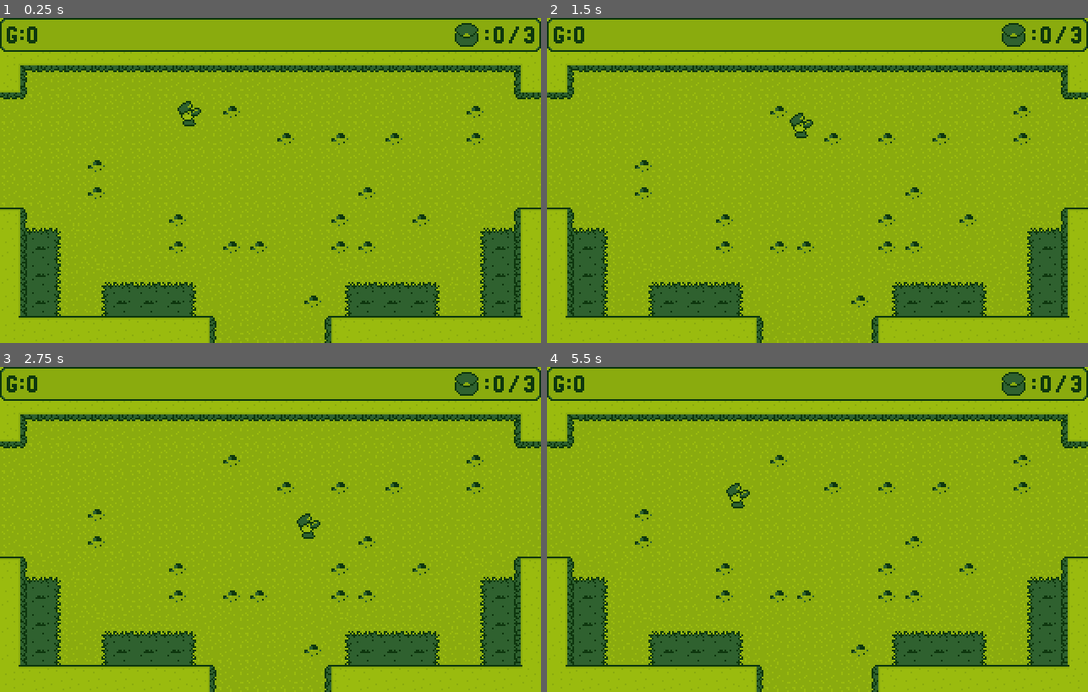
Above: before the commit, frames 1-4 (two rows, left to right).
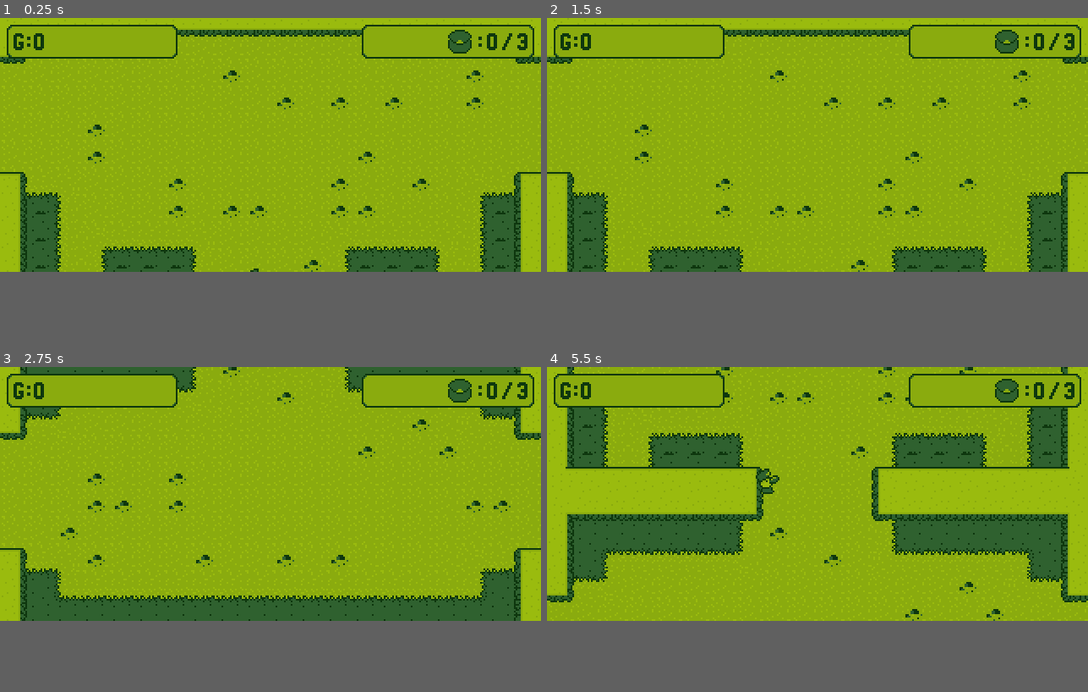
Above: after the commit, the same moments.

Repository: MrPiedPiper/LD46
Game: Godot game, scene res://scenes/main/Main.tscn
Two runs of this game, one before a commit and one after it. Both use one fixed random seed, a clock stepped at 60 frames per second and the inputs below. The project has no main scene, so this scene is started directly.
Inputs (mouse positions are in pixels of both pictures, inside the frame that each line leads up to):
- Up to frame 1 (0.25 s): no input
- Up to frame 2 (1.5 s): tap Enter at 0.5 s; move the mouse to (936, 164) at 0.52 s; hold Right (ui_right) 0.53-1.28 s; right-click (936, 164) at 0.6 s; move the mouse to (709, 196) at 1.27 s; hold Down (ui_down) from 1.28 s (still down); right-click (709, 196) at 1.35 s
- Up to frame 3 (2.75 s): move the mouse to (324, 458) at 2.02 s; release Down (ui_down) at 2.03 s; hold Right (ui_right) from 2.03 s (still down); right-click (324, 458) at 2.1 s
- Up to frame 4 (5.5 s): tap Space at 2.75 s; move the mouse to (790, 594) at 2.77 s; release Right (ui_right) at 2.78 s; hold Up (ui_up) 2.78-3.53 s; right-click (790, 594) at 2.85 s; move the mouse to (979, 578) at 3.52 s; hold Left (ui_left) 3.53-5.03 s; right-click (979, 578) at 3.6 s; move the mouse to (655, 480) at 4.27 s; right-click (655, 480) at 4.35 s; move the mouse to (844, 529) at 5.02 s; hold Down (ui_down) from 5.03 s (still down); right-click (844, 529) at 5.1 s
In our replay, the window is 640x384 before the commit and 640x300 after it. These sizes can differ from the game's own. Grey fills any space a smaller window leaves; there, only what the larger window draws over its background counts as a difference.

The runs differ from the first frame. In frame 1, 17% of the frame differs, in the area x 0-100%, y 0-100%; in frame 2, 17%; in frame 3, 20%; in frame 4, 28%.

Commit message:
Camera UI and Map changes

Diff:
--- a/project.godot
+++ b/project.godot
@@ -21,11 +21,11 @@
 [display]
 
 window/size/width=320
-window/size/height=192
-window/size/test_width=1280
-window/size/test_height=768
+window/size/height=150
+window/size/test_width=1920
+window/size/test_height=720
 window/stretch/mode="2d"
-window/stretch/aspect="keep"
+window/stretch/aspect="keep_width"
 
 [input]
 
@@ -65,5 +65,4 @@
 
 [rendering]
 
-quality/2d/use_pixel_snap=true
 environment/default_environment="res://default_env.tres"
--- a/scenes/main/Main.gd
+++ b/scenes/main/Main.gd
@@ -2,8 +2,23 @@
 
 onready var ui_play = $UI/Play_UI
 onready var player = $YSort/Player
+onready var camera = $Camera2D
+onready var camera_tween = $Camera2D/Tween
 
 var score = 0
+
+var camera_dimensions = Vector2(160,96)
+onready var camera_official_position = camera.position
+
+func _process(delta):
+	var curr_camera_test = Vector2(stepify(player.position.x-camera_dimensions.x,camera_dimensions.x*2)+camera_dimensions.x,stepify(player.position.y-camera_dimensions.y,camera_dimensions.y*2)+camera_dimensions.y)
+	if !camera_tween.is_active() and camera_official_position != curr_camera_test:
+		camera_tween.interpolate_property(camera,"position",camera.position,curr_camera_test,0.5,Tween.TRANS_QUAD,Tween.EASE_IN_OUT)
+		camera_tween.start()
+		camera_official_position = curr_camera_test
+		get_tree().paused = true
+		yield(camera_tween, "tween_completed")
+		get_tree().paused = false
 
 
 # Called when the node enters the scene tree for the first time.
--- a/scenes/main/Main.tscn
+++ b/scenes/main/Main.tscn
@@ -590,7 +590,7 @@
 [node name="YSort" type="YSort" parent="."]
 
 [node name="Player" parent="YSort" instance=ExtResource( 2 )]
-position = Vector2( 112, 64 )
+position = Vector2( 152, 184 )
 
 [node name="Farmland" type="YSort" parent="YSort"]
 
@@ -629,5 +629,12 @@
 
 [node name="Farmland16" parent="YSort/Farmland" instance=ExtResource( 3 )]
 position = Vector2( 296, 168 )
+
+[node name="Camera2D" type="Camera2D" parent="."]
+pause_mode = 2
+position = Vector2( 160, 96 )
+current = true
+
+[node name="Tween" type="Tween" parent="Camera2D"]
 [connection signal="got_item" from="YSort/Player" to="." method="_on_Player_got_item"]
 [connection signal="got_score" from="YSort/Player" to="." method="_on_Player_got_score"]
--- a/scenes/ui/play_ui/Play_UI.gd
+++ b/scenes/ui/play_ui/Play_UI.gd
@@ -1,8 +1,8 @@
 extends Control
 
-onready var inventory_count_parent = $MarginContainer/MarginContainer/HBoxContainer/HBoxContainer2/InventoryCountHBoxContainer
-onready var inventory_size_parent = $MarginContainer/MarginContainer/HBoxContainer/HBoxContainer2/InventorySizeHBoxContainer
-onready var score_count_parent = $MarginContainer/MarginContainer/HBoxContainer/HBoxContainer/ScoreCountHBoxContainer
+onready var inventory_count_parent = $CanvasLayer/MarginContainer3/HBoxContainer/MarginContainer2/MarginContainer2/HBoxContainer2/InventoryCountHBoxContainer
+onready var inventory_size_parent = $CanvasLayer/MarginContainer3/HBoxContainer/MarginContainer2/MarginContainer2/HBoxContainer2/InventorySizeHBoxContainer
+onready var score_count_parent = $CanvasLayer/MarginContainer3/HBoxContainer/MarginContainer/MarginContainer/HBoxContainer2
 
 export var number_texture:Texture
 
--- a/scenes/ui/play_ui/Play_UI.tscn
+++ b/scenes/ui/play_ui/Play_UI.tscn
@@ -15,6 +15,8 @@
 [node name="Play_UI" type="Control"]
 anchor_right = 1.0
 anchor_bottom = 1.0
+margin_left = -0.55481
+margin_right = -0.55481
 size_flags_horizontal = 4
 size_flags_vertical = 4
 script = ExtResource( 2 )
@@ -23,14 +25,38 @@
 }
 number_texture = ExtResource( 7 )
 
-[node name="MarginContainer" type="MarginContainer" parent="."]
+[node name="CanvasLayer" type="CanvasLayer" parent="."]
+
+[node name="MarginContainer3" type="MarginContainer" parent="CanvasLayer"]
 anchor_right = 1.0
-__meta__ = {
-"_edit_use_anchors_": false
-}
-
-[node name="NinePatchRect" type="NinePatchRect" parent="MarginContainer"]
-margin_right = 320.0
+margin_bottom = 20.0
+custom_constants/margin_right = 4
+custom_constants/margin_top = 4
+custom_constants/margin_left = 4
+custom_constants/margin_bottom = 4
+__meta__ = {
+"_edit_use_anchors_": false
+}
+
+[node name="HBoxContainer" type="HBoxContainer" parent="CanvasLayer/MarginContainer3"]
+margin_left = 4.0
+margin_top = 4.0
+margin_right = 316.0
+margin_bottom = 24.0
+__meta__ = {
+"_edit_use_anchors_": false
+}
+
+[node name="MarginContainer" type="MarginContainer" parent="CanvasLayer/MarginContainer3/HBoxContainer"]
+margin_right = 101.0
+margin_bottom = 20.0
+size_flags_horizontal = 3
+__meta__ = {
+"_edit_use_anchors_": false
+}
+
+[node name="NinePatchRect" type="NinePatchRect" parent="CanvasLayer/MarginContainer3/HBoxContainer/MarginContainer"]
+margin_right = 101.0
 margin_bottom = 20.0
 texture = ExtResource( 1 )
 region_rect = Rect2( 0, 0, 12, 12 )
@@ -44,98 +70,132 @@
 "_edit_use_anchors_": false
 }
 
-[node name="MarginContainer" type="MarginContainer" parent="MarginContainer"]
-margin_right = 320.0
+[node name="MarginContainer" type="MarginContainer" parent="CanvasLayer/MarginContainer3/HBoxContainer/MarginContainer"]
+margin_right = 101.0
 margin_bottom = 20.0
 custom_constants/margin_right = 4
 custom_constants/margin_top = 2
 custom_constants/margin_left = 4
 custom_constants/margin_bottom = 2
 
-[node name="HBoxContainer" type="HBoxContainer" parent="MarginContainer/MarginContainer"]
+[node name="HBoxContainer2" type="HBoxContainer" parent="CanvasLayer/MarginContainer3/HBoxContainer/MarginContainer/MarginContainer"]
 margin_left = 4.0
 margin_top = 2.0
-margin_right = 316.0
+margin_right = 97.0
 margin_bottom = 18.0
+size_flags_horizontal = 3
 custom_constants/separation = 0
 
-[node name="HBoxContainer" type="HBoxContainer" parent="MarginContainer/MarginContainer/HBoxContainer"]
-margin_right = 156.0
-margin_bottom = 16.0
-size_flags_horizontal = 3
-custom_constants/separation = 0
-
-[node name="TextureRect" type="TextureRect" parent="MarginContainer/MarginContainer/HBoxContainer/HBoxContainer"]
+[node name="TextureRect" type="TextureRect" parent="CanvasLayer/MarginContainer3/HBoxContainer/MarginContainer/MarginContainer/HBoxContainer2"]
 margin_top = 3.0
 margin_right = 12.0
 margin_bottom = 13.0
 size_flags_vertical = 4
 texture = ExtResource( 5 )
 
-[node name="ScoreCountHBoxContainer" type="HBoxContainer" parent="MarginContainer/MarginContainer/HBoxContainer/HBoxContainer"]
+[node name="ScoreCountHBoxContainer" type="HBoxContainer" parent="CanvasLayer/MarginContainer3/HBoxContainer/MarginContainer/MarginContainer/HBoxContainer2"]
 margin_left = 12.0
 margin_right = 18.0
 margin_bottom = 16.0
 custom_constants/separation = 2
 
-[node name="TextureRect2" type="TextureRect" parent="MarginContainer/MarginContainer/HBoxContainer/HBoxContainer/ScoreCountHBoxContainer"]
+[node name="TextureRect2" type="TextureRect" parent="CanvasLayer/MarginContainer3/HBoxContainer/MarginContainer/MarginContainer/HBoxContainer2/ScoreCountHBoxContainer"]
 margin_top = 3.0
 margin_right = 6.0
 margin_bottom = 13.0
 size_flags_vertical = 4
 texture = SubResource( 1 )
 
-[node name="HBoxContainer2" type="HBoxContainer" parent="MarginContainer/MarginContainer/HBoxContainer"]
-margin_left = 156.0
+[node name="Control" type="Control" parent="CanvasLayer/MarginContainer3/HBoxContainer"]
+margin_left = 105.0
+margin_right = 206.0
+margin_bottom = 20.0
+size_flags_horizontal = 3
+
+[node name="MarginContainer2" type="MarginContainer" parent="CanvasLayer/MarginContainer3/HBoxContainer"]
+margin_left = 210.0
 margin_right = 312.0
-margin_bottom = 16.0
+margin_bottom = 20.0
+size_flags_horizontal = 3
+__meta__ = {
+"_edit_use_anchors_": false
+}
+
+[node name="NinePatchRect2" type="NinePatchRect" parent="CanvasLayer/MarginContainer3/HBoxContainer/MarginContainer2"]
+margin_right = 102.0
+margin_bottom = 20.0
+texture = ExtResource( 1 )
+region_rect = Rect2( 0, 0, 12, 12 )
+patch_margin_left = 8
+patch_margin_top = 8
+patch_margin_right = 8
+patch_margin_bottom = 8
+axis_stretch_horizontal = 1
+axis_stretch_vertical = 1
+__meta__ = {
+"_edit_use_anchors_": false
+}
+
+[node name="MarginContainer2" type="MarginContainer" parent="CanvasLayer/MarginContainer3/HBoxContainer/MarginContainer2"]
+margin_right = 102.0
+margin_bottom = 20.0
+custom_constants/margin_right = 4
+custom_constants/margin_top = 2
+custom_constants/margin_left = 4
+custom_constants/margin_bottom = 2
+
+[node name="HBoxContainer2" type="HBoxContainer" parent="CanvasLayer/MarginContainer3/HBoxContainer/MarginContainer2/MarginContainer2"]
+margin_left = 4.0
+margin_top = 2.0
+margin_right = 98.0
+margin_bottom = 18.0
 size_flags_horizontal = 3
 custom_constants/separation = 3
 alignment = 2
 
-[node name="TextureRect" type="TextureRect" parent="MarginContainer/MarginContainer/HBoxContainer/HBoxContainer2"]
-margin_left = 108.0
-margin_right = 124.0
+[node name="TextureRect" type="TextureRect" parent="CanvasLayer/MarginContainer3/HBoxContainer/MarginContainer2/MarginContainer2/HBoxContainer2"]
+margin_left = 46.0
+margin_right = 62.0
 margin_bottom = 16.0
 size_flags_vertical = 4
 texture = ExtResource( 3 )
 
-[node name="TextureRect2" type="TextureRect" parent="MarginContainer/MarginContainer/HBoxContainer/HBoxContainer2"]
-margin_left = 127.0
-margin_top = 3.0
-margin_right = 129.0
+[node name="TextureRect2" type="TextureRect" parent="CanvasLayer/MarginContainer3/HBoxContainer/MarginContainer2/MarginContainer2/HBoxContainer2"]
+margin_left = 65.0
+margin_top = 3.0
+margin_right = 67.0
 margin_bottom = 13.0
 size_flags_vertical = 4
 texture = ExtResource( 6 )
 
-[node name="InventoryCountHBoxContainer" type="HBoxContainer" parent="MarginContainer/MarginContainer/HBoxContainer/HBoxContainer2"]
-margin_left = 132.0
-margin_right = 138.0
+[node name="InventoryCountHBoxContainer" type="HBoxContainer" parent="CanvasLayer/MarginContainer3/HBoxContainer/MarginContainer2/MarginContainer2/HBoxContainer2"]
+margin_left = 70.0
+margin_right = 76.0
 margin_bottom = 16.0
 custom_constants/separation = 2
 
-[node name="TextureRect" type="TextureRect" parent="MarginContainer/MarginContainer/HBoxContainer/HBoxContainer2/InventoryCountHBoxContainer"]
+[node name="TextureRect" type="TextureRect" parent="CanvasLayer/MarginContainer3/HBoxContainer/MarginContainer2/MarginContainer2/HBoxContainer2/InventoryCountHBoxContainer"]
 margin_top = 3.0
 margin_right = 6.0
 margin_bottom = 13.0
 size_flags_vertical = 4
 texture = SubResource( 1 )
 
-[node name="TextureRect3" type="TextureRect" parent="MarginContainer/MarginContainer/HBoxContainer/HBoxContainer2"]
-margin_left = 141.0
-margin_top = 3.0
-margin_right = 147.0
+[node name="TextureRect3" type="TextureRect" parent="CanvasLayer/MarginContainer3/HBoxContainer/MarginContainer2/MarginContainer2/HBoxContainer2"]
+margin_left = 79.0
+margin_top = 3.0
+margin_right = 85.0
 margin_bottom = 13.0
 size_flags_vertical = 4
 texture = ExtResource( 4 )
 
-[node name="InventorySizeHBoxContainer" type="HBoxContainer" parent="MarginContainer/MarginContainer/HBoxContainer/HBoxContainer2"]
-margin_left = 150.0
-margin_right = 156.0
+[node name="InventorySizeHBoxContainer" type="HBoxContainer" parent="CanvasLayer/MarginContainer3/HBoxContainer/MarginContainer2/MarginContainer2/HBoxContainer2"]
+margin_left = 88.0
+margin_right = 94.0
 margin_bottom = 16.0
 custom_constants/separation = 2
 
-[node name="TextureRect3" type="TextureRect" parent="MarginContainer/MarginContainer/HBoxContainer/HBoxContainer2/InventorySizeHBoxContainer"]
+[node name="TextureRect3" type="TextureRect" parent="CanvasLayer/MarginContainer3/HBoxContainer/MarginContainer2/MarginContainer2/HBoxContainer2/InventorySizeHBoxContainer"]
 margin_top = 3.0
 margin_right = 6.0
 margin_bottom = 13.0
Binary file added: scenes/bin.aseprite
Binary file added: scenes/bin.png
Not shown, added: scenes/bin.png.import
